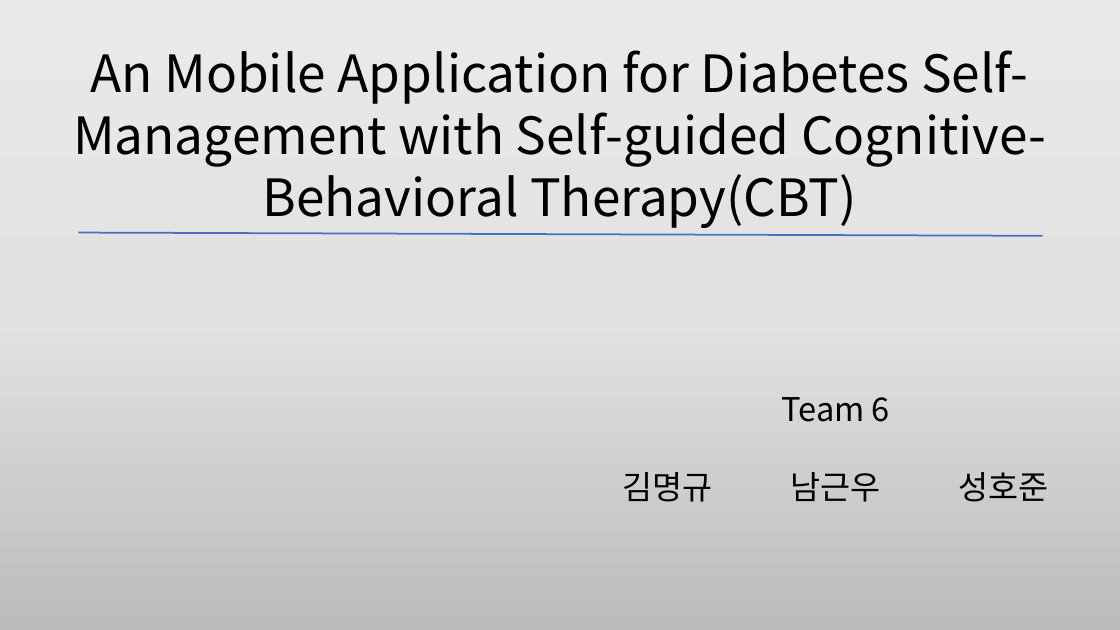
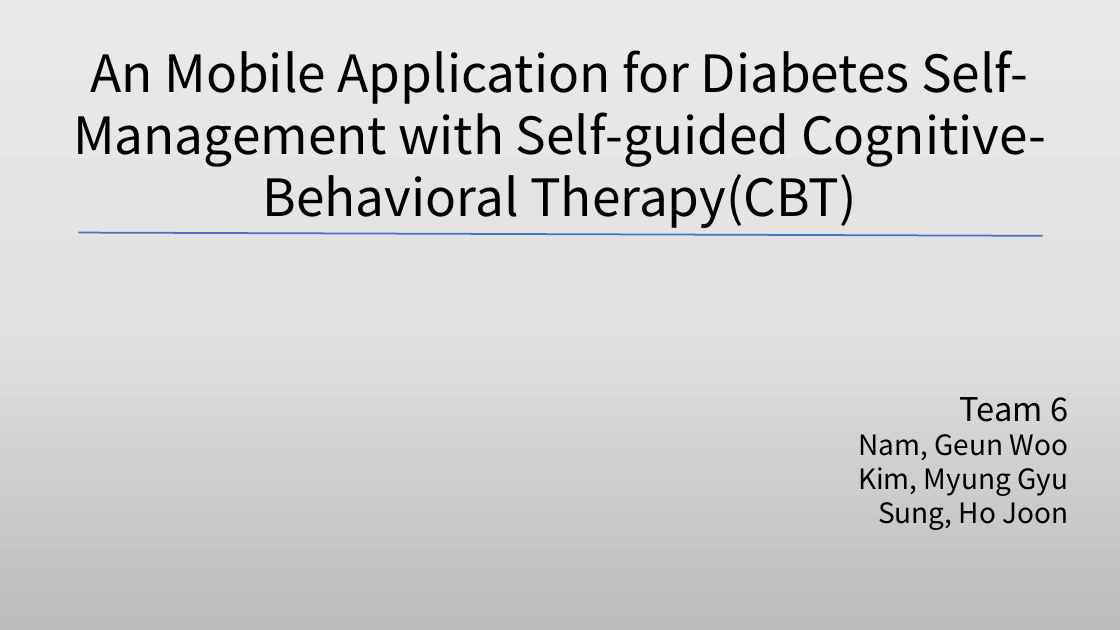
Before and after one commit to HJSUNG/capstone-design_2019, a slide deck: slide 1 of Documents/Capstone_design_proposal_team6_Week_2.pptx. Drawn at 1120x630 pixels with LibreOffice and Linux fonts; fonts in the diff are those of the drawing. Boxes give left, top, right and bottom in pixels: in the first picture for what was removed or moved away, otherwise in the second. Text is boxed around its words. In the diff, an @@ line names an element or a change of style, - is before the commit and + after.

Commit message:
added some slides.

```diff
--- a/Documents/Capstone_design_proposal_team6_Week_2.pptx
+++ b/Documents/Capstone_design_proposal_team6_Week_2.pptx
@@ text at (x1=960, y1=397, x2=1068, y2=422): alignment centre to right @@
@@ text at (x1=858, y1=434, x2=1069, y2=530): text changed; size 28 to 24 pt @@
-김명규 남근우 성호준
+Nam, Geun Woo
+Kim, Myung Gyu
+Sung, Ho Joon
```
Also in this commit, not shown: 2 other slides changed, 1 slide added, 1 other file.
